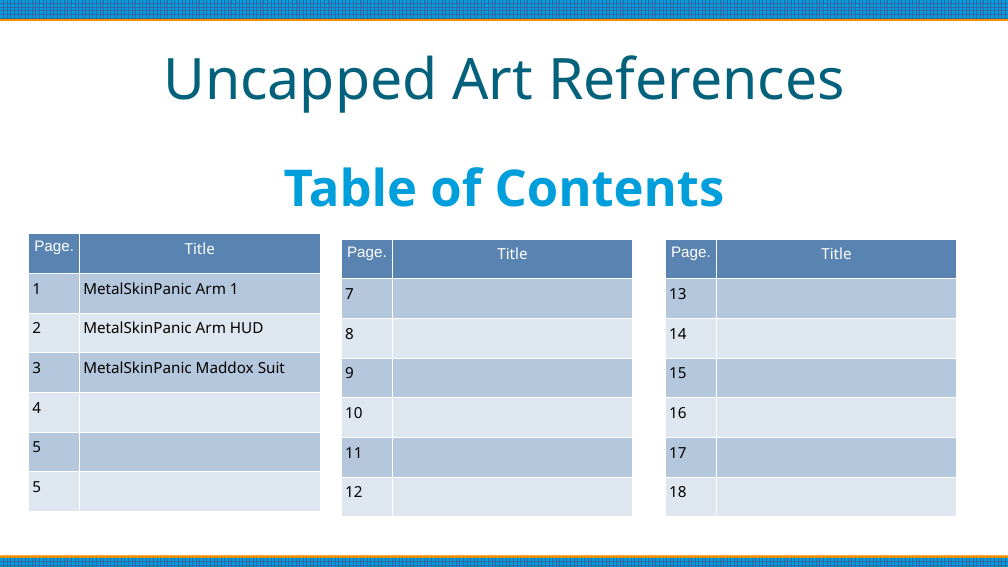
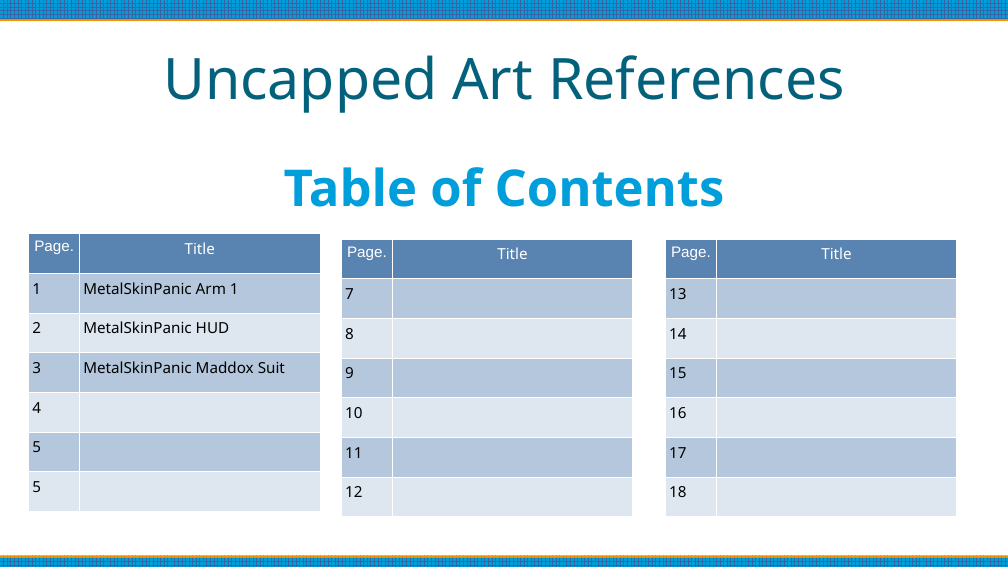
Before and after one commit to BarelyFunctionalCode/codename-uncapped, a slide deck: slide 1 of ArtReferences/Master Art Reference.odp. Drawn at 1008x567 pixels with LibreOffice and Linux fonts; fonts in the diff are those of the drawing. Boxes give left, top, right and bottom in pixels: in the first picture for what was removed or moved away, otherwise in the second. Text is boxed around its words. In the diff, an @@ line names an element or a change of style, - is before the commit and + after.

```diff
--- a/ArtReferences/Master Art Reference.odp
+++ b/ArtReferences/Master Art Reference.odp
@@ table at (x1=28, y1=233, x2=320, y2=511) @@
-row 3, column 2: MetalSkinPanic Arm HUD
+row 3, column 2: MetalSkinPanic HUD
```
Also in this commit, not shown: 1 other slide changed, 1 slide added.
